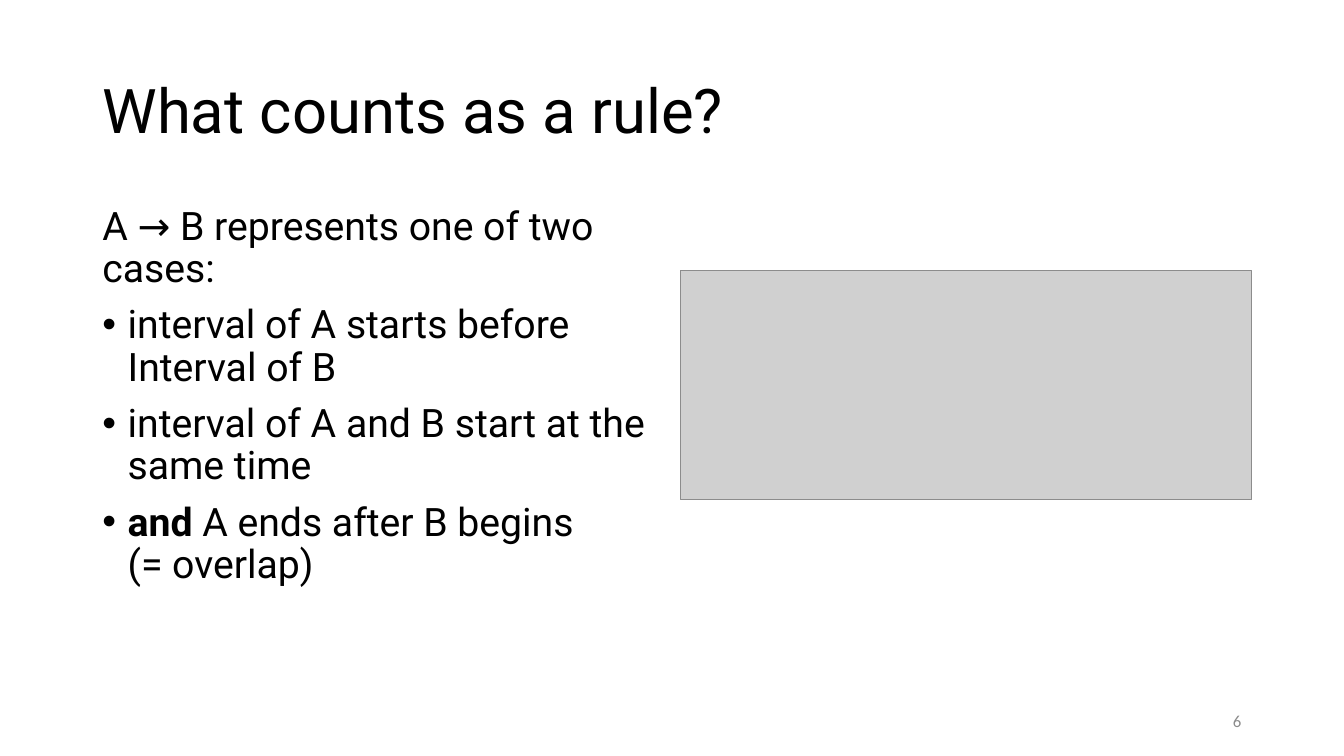
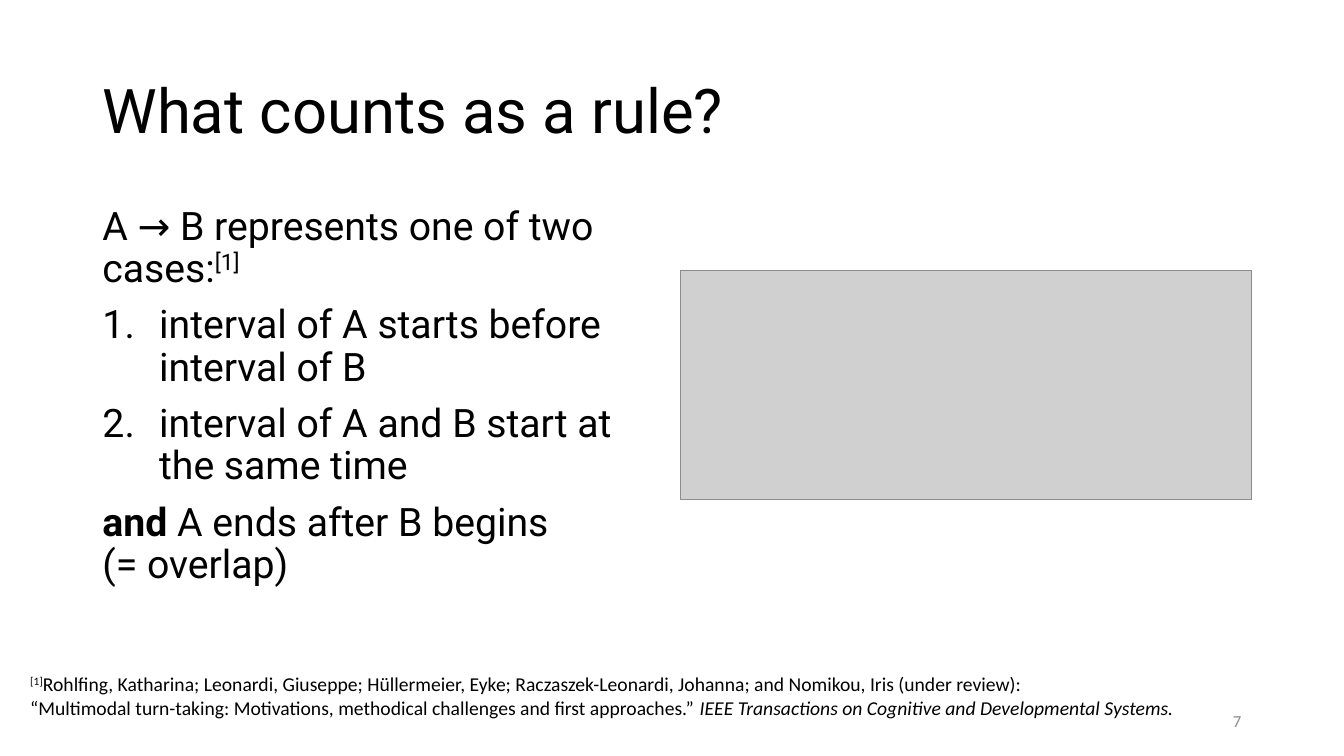
Before and after one commit to prestoaghitato/BA_thesis, a slide deck: slide 7 of tex/beamer_dummy.pptx (slide 6 before the commit). Drawn at 1344x756 pixels with LibreOffice and Linux fonts; fonts in the diff are those of the drawing; grey boxes stand for pictures. Boxes give left, top, right and bottom in pixels: in the first picture for what was removed or moved away, otherwise in the second. Text is boxed around its words. In the diff, an @@ line names an element or a change of style, - is before the commit and + after.

```diff
--- a/tex/beamer_dummy.pptx
+++ b/tex/beamer_dummy.pptx
@@ text at (x1=102, y1=210, x2=601, y2=382): text changed @@
-A → B represents one of two cases:
-• interval of A starts before Interval of B
+A → B represents one of two cases:[1]
+1. interval of A starts before interval of B
@@ text at (x1=102, y1=407, x2=611, y2=587): bullet • to 1.; bullet • to none @@
@@ text added at (x1=30, y1=677, x2=1173, y2=719), 14 pt, text #000000 @@
+[1]Rohlfing, Katharina; Leonardi, Giuseppe; Hüllermeier, Eyke; Raczaszek-Leonardi, Johanna; and Nomikou, Iris (under review):
+“Multimodal turn-taking: Motivations, methodical challenges and first approaches.” IEEE Transactions on Cognitive and Developmental Systems.
@@ page number at (x1=1233, y1=716, x2=1241, y2=727): text changed @@
-6
+7
```
Also in this commit, not shown: 1 other slide changed, 2 slides added.
